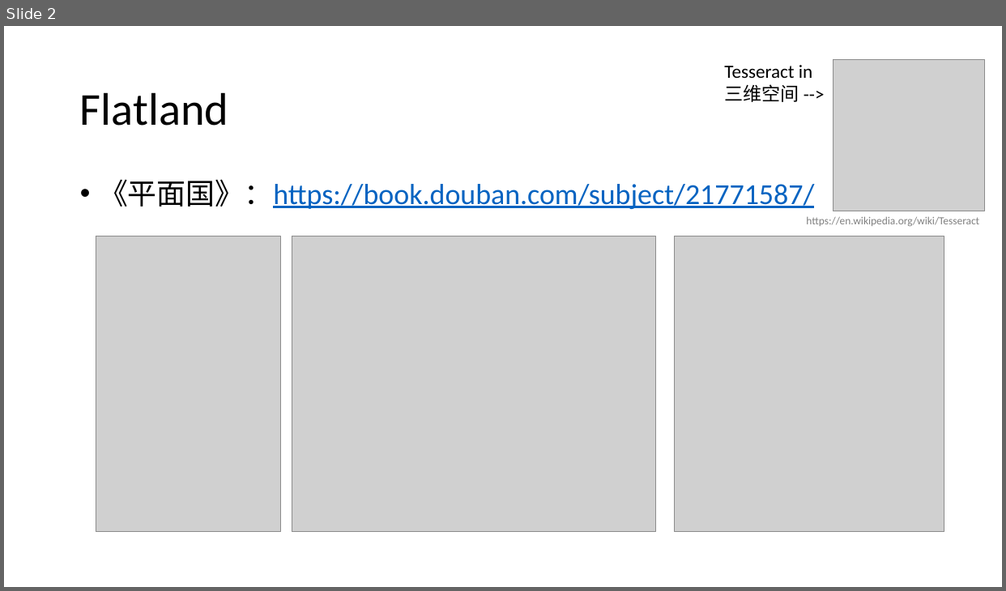
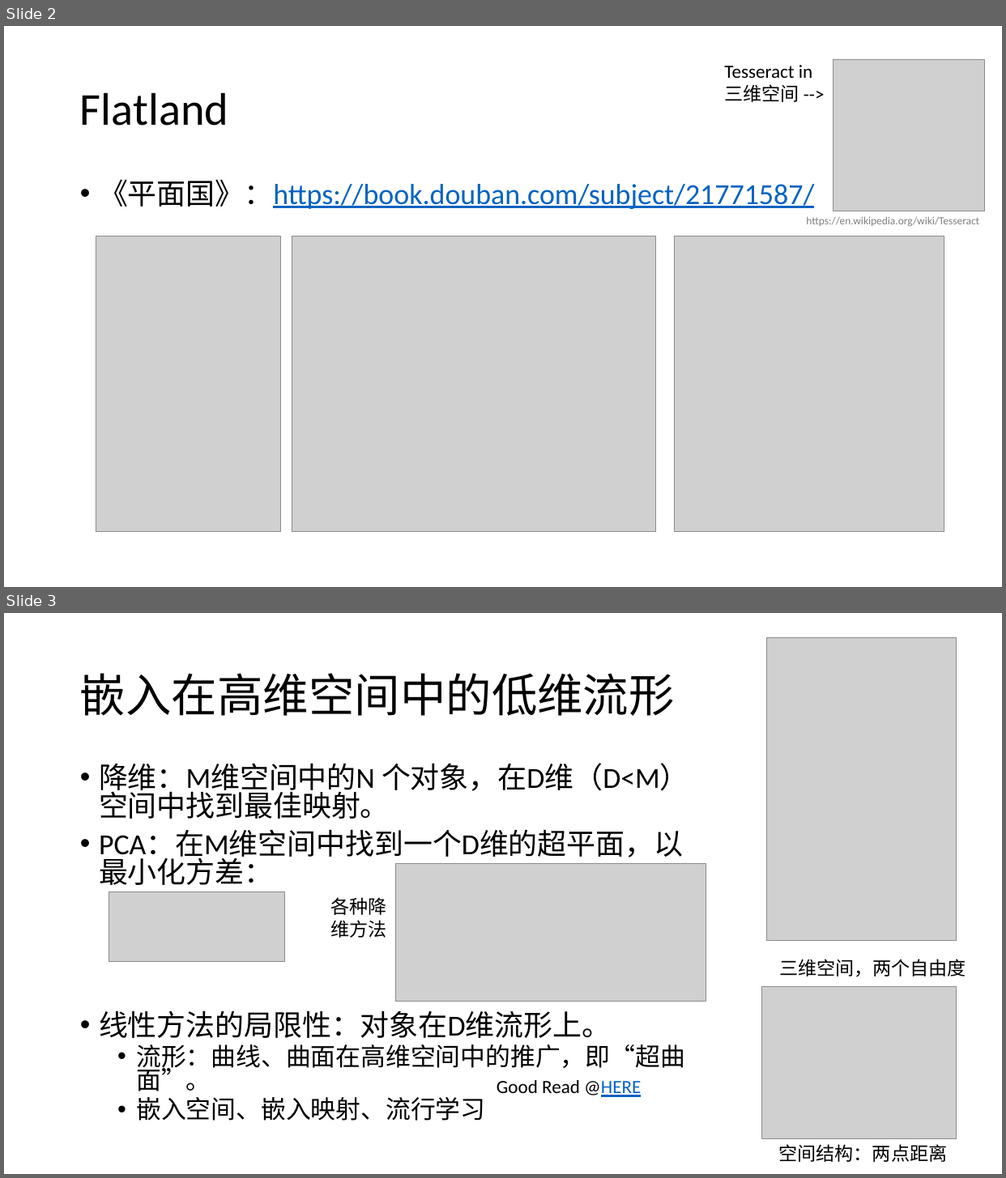
Before and after one commit to foamliu/Learning-DL, a slide deck: rnn/RNN.pptx. Shown one above the other, each under a label of ours: slide 2 before the commit, slides 2 and 3 after it. The pictures are 1006x591 and 1006x1178 pixels, drawn with LibreOffice and Linux fonts; fonts in the diff are those of the drawing; grey boxes stand for pictures. Boxes give left, top, right and bottom in pixels: in the first picture for what was removed or moved away, otherwise in the second. Text is boxed around its words. In the diff, an @@ line names an element or a change of style, - is before the commit and + after.

```diff
--- a/rnn/RNN.pptx
+++ b/rnn/RNN.pptx
@@ slide 3 added at box(4, 613, 1002, 1174), background #FFFFFF @@
@@ picture added at box(766, 637, 957, 940) @@
@@ title added at box(80, 673, 675, 716), 44 pt, text #000000 @@
+嵌入在高维空间中的低维流形
@@ text added at box(99, 763, 689, 1121), 28 pt, text #000000 @@
+• 降维：M维空间中的N 个对象，在D维（D<M）空间中找到最佳映射。
+• PCA：在M维空间中找到一个D维的超平面，以最小化方差：
+• 线性方法的局限性：对象在D维流形上。
+  • 流形：曲线、曲面在高维空间中的推广，即“超曲面”。
+  • 嵌入空间、嵌入映射、流行学习
@@ picture added at box(395, 864, 706, 1001) @@
@@ picture added at box(108, 892, 285, 963) @@
@@ text added at box(331, 897, 387, 938), 18 pt, text #000000 @@
+各种降
+维方法
@@ text added at box(779, 959, 966, 977), 18 pt, text #000000 @@
+三维空间，两个自由度
@@ picture added at box(761, 986, 957, 1139) @@
@@ text added at box(496, 1080, 641, 1097), 18 pt, text #000000 @@
+Good Read @HERE
@@ text added at box(778, 1144, 947, 1162), 18 pt, text #000000 @@
+空间结构：两点距离
```
Also in this commit, not shown: 3 slides changed, 1 other file.
